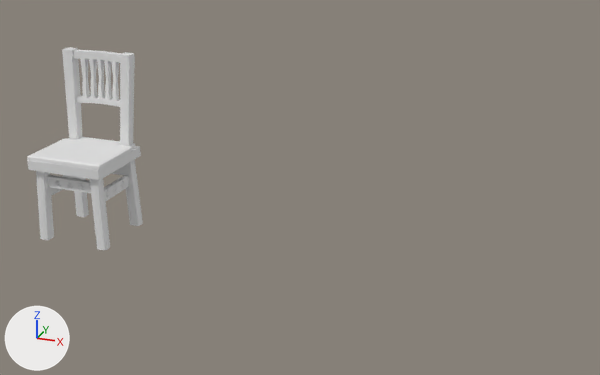
The Blender file workspace/chair_tabel_key.blend, before and after one commit.
Both versions are drawn from a camera (50 mm lens) standing at (10.95, -15.17, 8.15) and looking at (5.23, 0.08, 1.79). Lighting does not change. The marker at lower left points along +X, +Y and +Z.

The older version as bpy lines, for what is in view:
```python
me_plane = bpy.data.meshes.new('Plane')
me_plane.from_pydata(...)  # 7661 vertices, 5054 faces; spans x -0.329..0.335, y -0.31..0.365, z -0.001..1.463
me_plane.polygons.foreach_set('use_smooth', [True] * 5054)
me_plane_002 = bpy.data.meshes.new('Plane.002')
me_plane_002.from_pydata(...)  # 350 vertices, 230 faces; spans x -1.0..0.87, y -1.0..0.66, z 0.0..0.2
me_plane_002.polygons.foreach_set('use_smooth', [True] * 230)
ob_plane = bpy.data.objects.new('Plane', me_plane)
ob_plane.location = (0.0, 0.0, 0.0)
ob_plane.scale = (2.82, 2.82, 2.82)
ob_plane_001 = bpy.data.objects.new('Plane.001', me_plane_002)
ob_plane_001.parent = ob_plane
ob_plane_001.matrix_parent_inverse = Matrix(((0.355, 0.0, 0.0, 0.0), (0.0, 0.355, 0.0, 0.0), (0.0, 0.0, 0.355, 0.0), (0.0, 0.0, 0.0, 1.0)))
ob_plane_001.location = (0.0725, 0.142, 1.947)
ob_plane_001.scale = (1.0, 1.0, 0.518)
```
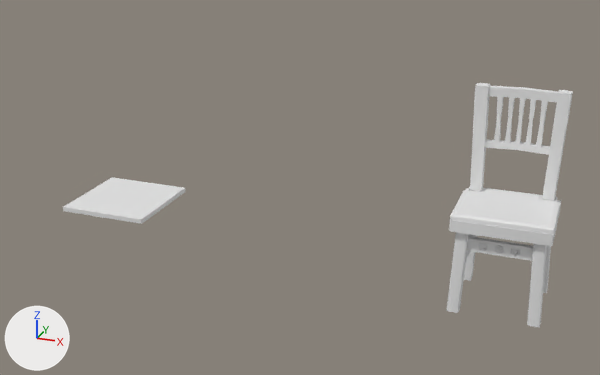
Pixel boxes [x1, y1, x2, y2] of what changed, in the pictures (600 x 375 px):
```json
{"object": "Chair", "change": "added", "after": [446, 83, 573, 328]}
{"object": "Plane", "change": "deleted", "before": [27, 48, 143, 250]}
{"object": "Plane.001", "change": "moved", "before": [27, 137, 136, 170], "after": [450, 187, 560, 234]}
{"object": "Plane.002", "change": "added", "after": [63, 177, 185, 224]}
```

The change, as JSON lines over the scene's bpy script:
```json
{"op": "add", "block": "me_plane_1", "code": ["me_plane_1 = bpy.data.meshes.new('Plane')", "me_plane_1.from_pydata(...)  # 5325 vertices, 2725 faces; spans x -0.329..0.335, y -0.31..0.365, z -0.001..1.463", "me_plane_1.polygons.foreach_set('use_smooth', [True] * 2725)"]}
{"op": "add", "block": "me_plane_001", "code": ["me_plane_001 = bpy.data.meshes.new('Plane.001')", "me_plane_001.from_pydata([(-1.0, -1.0, 0.05), (1.0, -1.0, 0.05), (-1.0, 1.0, 0.05), (1.0, 1.0, 0.05), (-1.0, -1.0, -0.05), (1.0, -1.0, -0.05), (-1.0, 1.0, -0.05), (1.0, 1.0, -0.05)], [], [(0, 2, 3, 1), (4, 5, 7, 6), (3, 2, 6, 7), (0, 1, 5, 4), (1, 3, 7, 5)])"]}
{"op": "remove", "block": "ob_plane", "code": ["ob_plane = bpy.data.objects.new('Plane', me_plane)", "ob_plane.location = (0.0, 0.0, 0.0)", "ob_plane.scale = (2.82, 2.82, 2.82)"]}
{"op": "set", "path": "ob_plane_001.parent", "old": "ob_plane", "new": "ob_chair"}
{"op": "add", "block": "ob_chair", "code": ["ob_chair = bpy.data.objects.new('Chair', me_plane_1)", "ob_chair.location = (9.49, 0.0, 0.0)", "ob_chair.scale = (2.82, 2.82, 2.82)"]}
{"op": "add", "block": "ob_plane_002", "code": ["ob_plane_002 = bpy.data.objects.new('Plane.002', me_plane_001)", "ob_plane_002.location = (1.0, 0.0, 0.95)", "_m = ob_plane_002.modifiers.new('Mirror', 'MIRROR')", "_m.use_axis = (False, False, False)"]}
```
